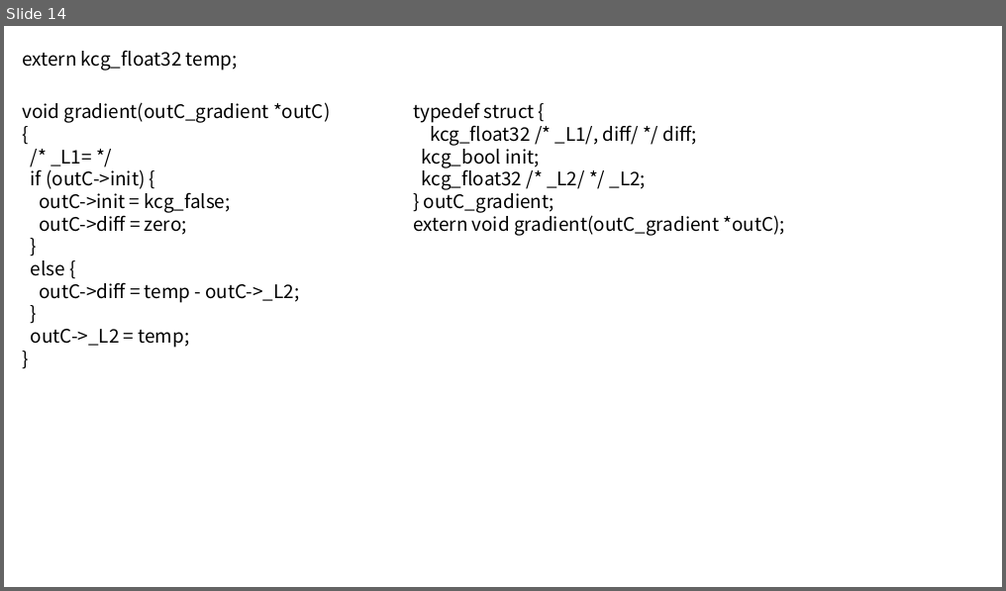
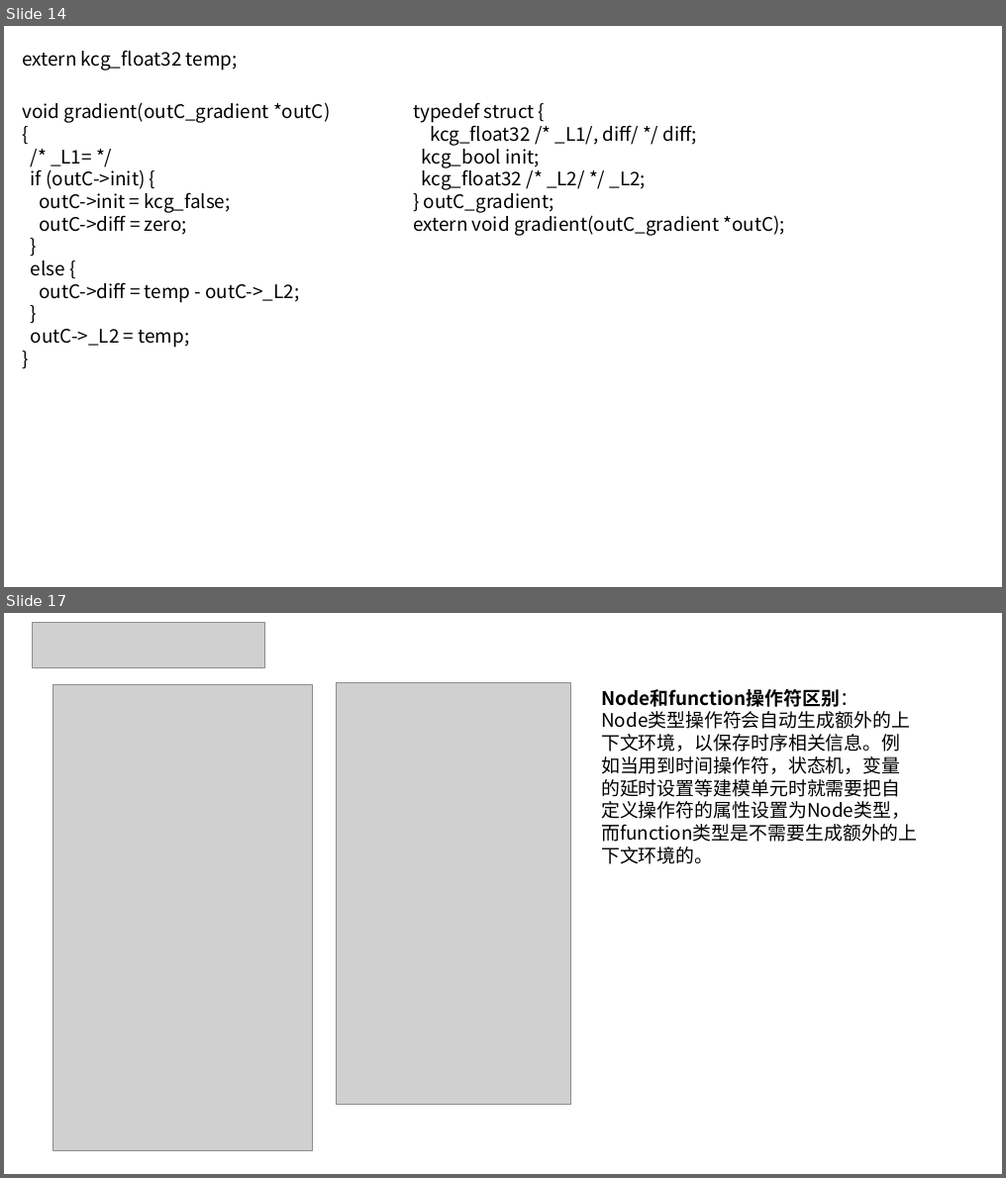
Before and after one commit to SaviorXu/Scade, a slide deck: scade.pptx. Shown one above the other, each under a label of ours: slide 14 before the commit, slides 14 and 17 after it; the slides between them are not shown. The pictures are 1006x591 and 1006x1178 pixels, drawn with LibreOffice and Linux fonts; fonts in the diff are those of the drawing; grey boxes stand for pictures. Boxes give left, top, right and bottom in pixels: in the first picture for what was removed or moved away, otherwise in the second. Text is boxed around its words. In the diff, an @@ line names an element or a change of style, - is before the commit and + after.

```diff
--- a/scade.pptx
+++ b/scade.pptx
@@ slide 17 added at box(4, 613, 1002, 1174), background #FFFFFF @@
@@ picture added at box(32, 623, 264, 667) @@
@@ picture added at box(53, 685, 313, 1151) @@
@@ picture added at box(336, 683, 570, 1105) @@
@@ text added at box(601, 689, 918, 864), 18 pt, text #000000 @@
+Node和function操作符区别：
+Node类型操作符会自动生成额外的上下文环境，以保存时序相关信息。例如当用到时间操作符，状态机，变量的延时设置等建模单元时就需要把自定义操作符的属性设置为Node类型，而function类型是不需要生成额外的上下文环境的。
```
Also in this commit, not shown: 3 other slides added, 7 other files.
